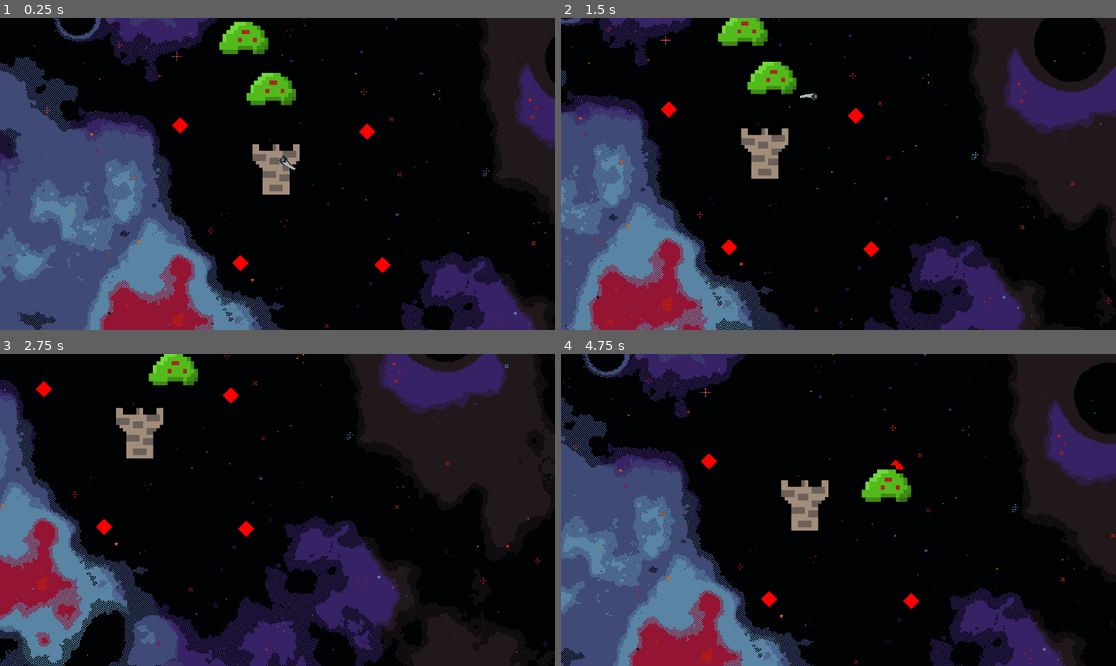
Above: before the commit, frames 1-4 (two rows, left to right).
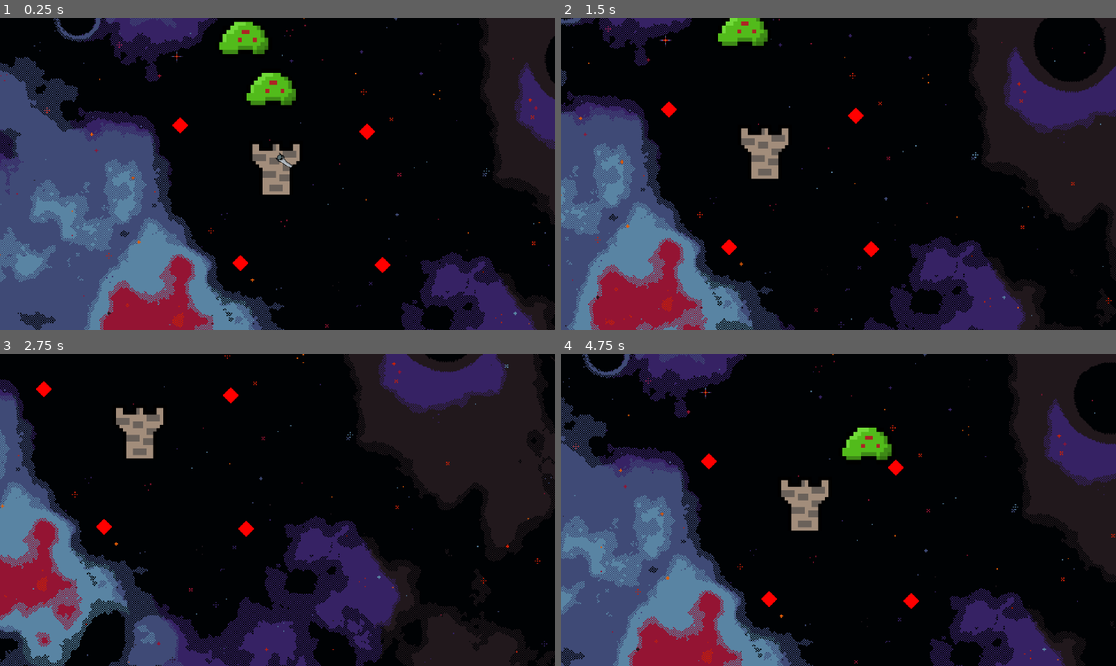
Above: after the commit, the same moments.

Repository: Likvik89/Towerdefence
Game: Godot game, scene res://Scenes/lvl.tscn
Two runs of this game, one before a commit and one after it. Both use one fixed random seed, a clock stepped at 60 frames per second and the inputs below.
Inputs:
- Up to frame 1 (0.25 s): no input
- Up to frame 2 (1.5 s): hold D (move_right) 0.53-1.28 s; hold S (move_down) from 1.28 s (still down)
- Up to frame 3 (2.75 s): release S (move_down) at 2.03 s; hold D (move_right) from 2.03 s (still down)
- Up to frame 4 (4.75 s): release D (move_right) at 2.78 s; hold W (move_up) 2.78-3.53 s; hold A (move_left) from 3.53 s (still down)

The runs differ from the first frame. In frame 1, less than 0.1% of the frame differs, in the area x 49-54%, y 43-49%; in frame 2, 0.7%; in frame 3, 0.7%; in frame 4, 1.5%, in the area x 50-64%, y 23-48%.
Error before the commit: Invalid access to property or key 'global_position' on a base object of type 'Nil'. (res://Scripts/bullet.gd:47)

Commit message:
v0.0.3.2
ui start

Diff:
--- a/Scenes/tower.tscn
+++ b/Scenes/tower.tscn
@@ -13,4 +13,4 @@
 texture = ExtResource("1_n3ond")
 
 [node name="Marker2D" type="Marker2D" parent="."]
-position = Vector2(64, -58)
+position = Vector2(41, -86)
--- /dev/null
+++ b/Scenes/ui_gameplay.tscn
@@ -0,0 +1,24 @@
+[gd_scene load_steps=3 format=3 uid="uid://bqyn2thxbvvvx"]
+
+[ext_resource type="Script" path="res://Scripts/ui_gameplay.gd" id="1_vltyp"]
+[ext_resource type="PackedScene" uid="uid://r3omelyt71hr" path="res://Scenes/tower.tscn" id="2_lr8e7"]
+
+[node name="Ui_gameplay" type="Control"]
+layout_mode = 3
+anchors_preset = 15
+anchor_right = 1.0
+anchor_bottom = 1.0
+grow_horizontal = 2
+grow_vertical = 2
+script = ExtResource("1_vltyp")
+tower = ExtResource("2_lr8e7")
+
+[node name="HBoxContainer" type="HBoxContainer" parent="."]
+layout_mode = 0
+offset_right = 40.0
+offset_bottom = 40.0
+
+[node name="Tower" type="Button" parent="HBoxContainer"]
+layout_mode = 2
+
+[connection signal="pressed" from="HBoxContainer/Tower" to="." method="_on_tower_pressed"]
--- a/Scripts/bullet.gd
+++ b/Scripts/bullet.gd
@@ -43,11 +43,12 @@
 						closest_homing_target = target
 				else:
 					closest_homing_target = target
+		if closest_homing_target != null:
+			var direction = (closest_homing_target.global_position-global_position).normalized()
 
-		var direction = (closest_homing_target.global_position-global_position).normalized()
+			linear_velocity += direction*homing_speed
+		pass
 
-		linear_velocity += direction*homing_speed
-		pass
 
 #Spinning
 func _process(delta):
--- a/Scripts/tower.gd
+++ b/Scripts/tower.gd
@@ -6,7 +6,7 @@
 
 #modules
 var bulletmodule_spin = true
-var bulletmodule_homing = true
+var bulletmodule_homing = false
 var bulletmodule_piercing = false
 var bulletmodule_blade = true
 
@@ -26,7 +26,6 @@
 
 	get_tree().root.add_child(prjctl)
 
-
 func _process(delta):
 	if cooldown <= 0:
 		shoot()
--- /dev/null
+++ b/Scripts/ui_gameplay.gd
@@ -0,0 +1,17 @@
+extends Control
+
+@export var tower : PackedScene
+
+# Called when the node enters the scene tree for the first time.
+func _ready():
+	pass # Replace with function body.
+
+
+# Called every frame. 'delta' is the elapsed time since the previous frame.
+func _process(delta):
+	pass
+
+
+func _on_tower_pressed():
+
+	pass # Replace with function body.
